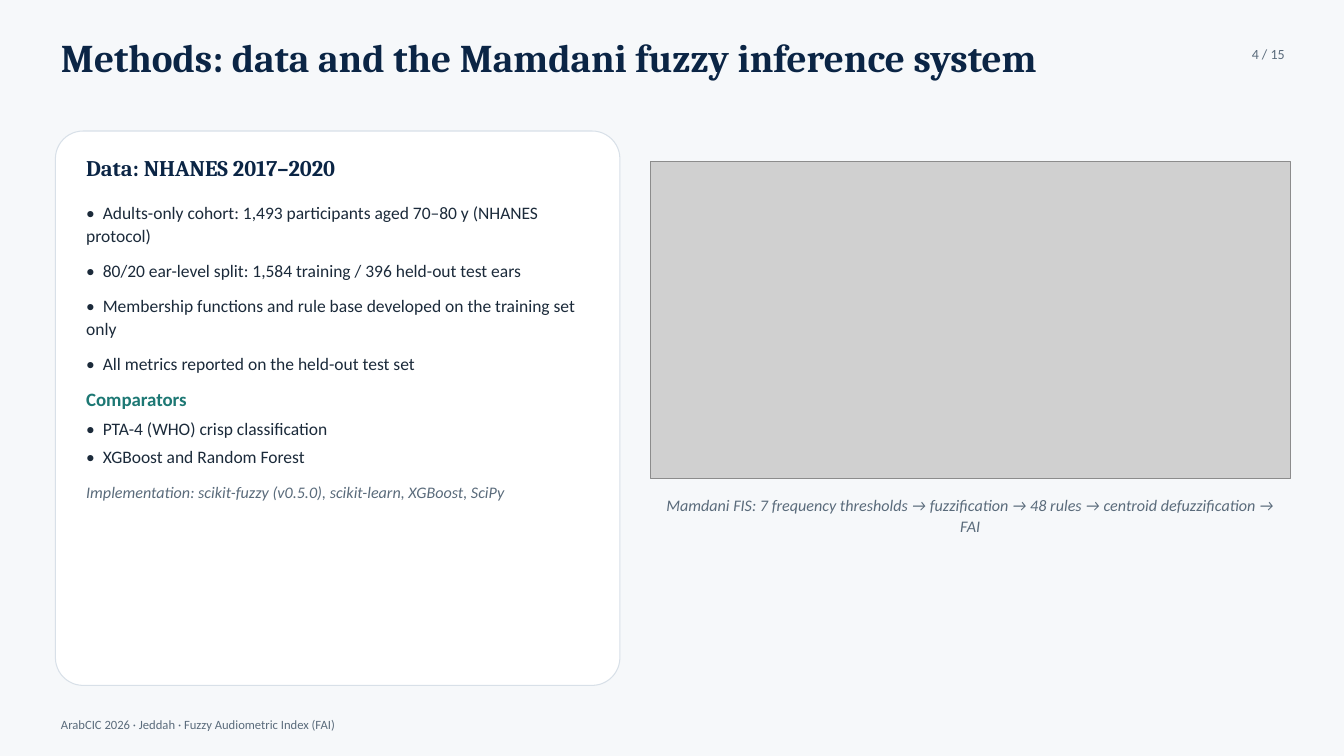
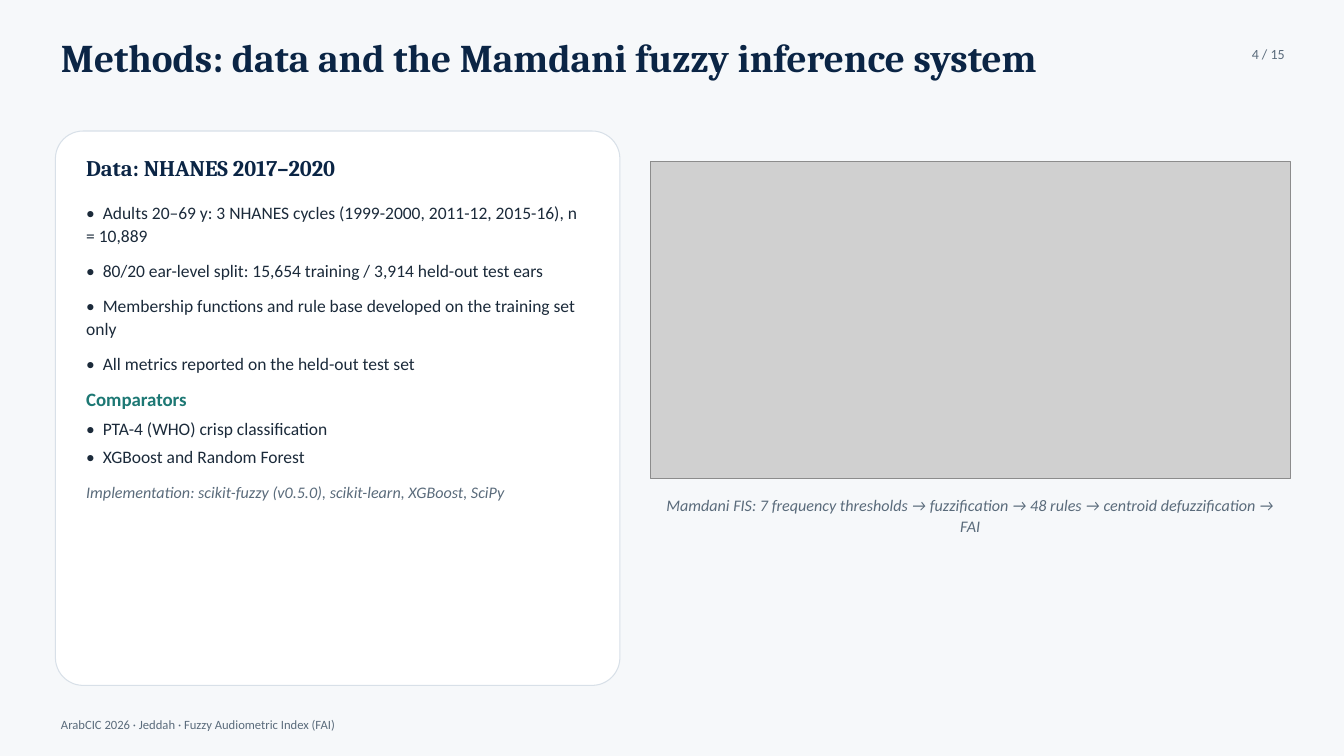
Before and after one commit to ameye/fuzzy-audiogram, a slide deck: slide 4 of arabcic2026/arabcic2026_fuzzy_audiogram.pptx. Drawn at 1344x756 pixels with LibreOffice and Linux fonts; fonts in the diff are those of the drawing; grey boxes stand for pictures. Boxes give left, top, right and bottom in pixels: in the first picture for what was removed or moved away, otherwise in the second. Text is boxed around its words. In the diff, an @@ line names an element or a change of style, - is before the commit and + after.

Commit message:
Combined adult cohort 20-69y (AUX1 1999-2000 + AUX_G 2011-12 + AUX_I 2015-16)
User-directed switch: use the NHANES primary audiometry cycles that
actually test working-age adults (20-69 y). The 2017-2020 P_AUX cycle
only tests 6-19 and 70+.

- 10,889 adults (1,807 + 4,500 + 4,582); 19,568 clean ears from 9,832;
  train 15,654 / test 3,914
- Metrics: kappa 0.73, overall 92.3%, clear 96.9%, borderline 70.6%
  (18.8% of test ears), MAE 6.1 dB, rho 0.58 (range-restricted),
  Bland-Altman bias -1.1 dB (LoA -16.6..14.3, n=3,787)
- Distance curve 72.4% (<=1dB) -> 96.9% clear
- ML comparators still kappa ~0.98 (reference-in-disguise)
- eda/eda_report_combined.{pdf,docx,qmd}: complete combined-cycle EDA
  (fixed canonical-array PTA bug in EDA builder; borderline 18.2% full)
- All docs/figures/tables/deck/cover letter re-rendered + verified
- Figures: combined Bland-Altman, boundary-distance, config, EDA set
- New data files: /opt/data/AUX*.xpt + DEMO*.xpt (3 cycles)

```diff
--- a/arabcic2026/arabcic2026_fuzzy_audiogram.pptx
+++ b/arabcic2026/arabcic2026_fuzzy_audiogram.pptx
@@ text at (99,206,577,280): text changed @@
-• Adults-only cohort: 1,493 participants aged 70–80 y (NHANES protocol)
-• 80/20 ear-level split: 1,584 training / 396 held-out test ears
+• Adults 20–69 y: 3 NHANES cycles (1999-2000, 2011-12, 2015-16), n = 10,889
+• 80/20 ear-level split: 15,654 training / 3,914 held-out test ears
```
Also in this commit, not shown: 4 other slides changed, 39 other files.
